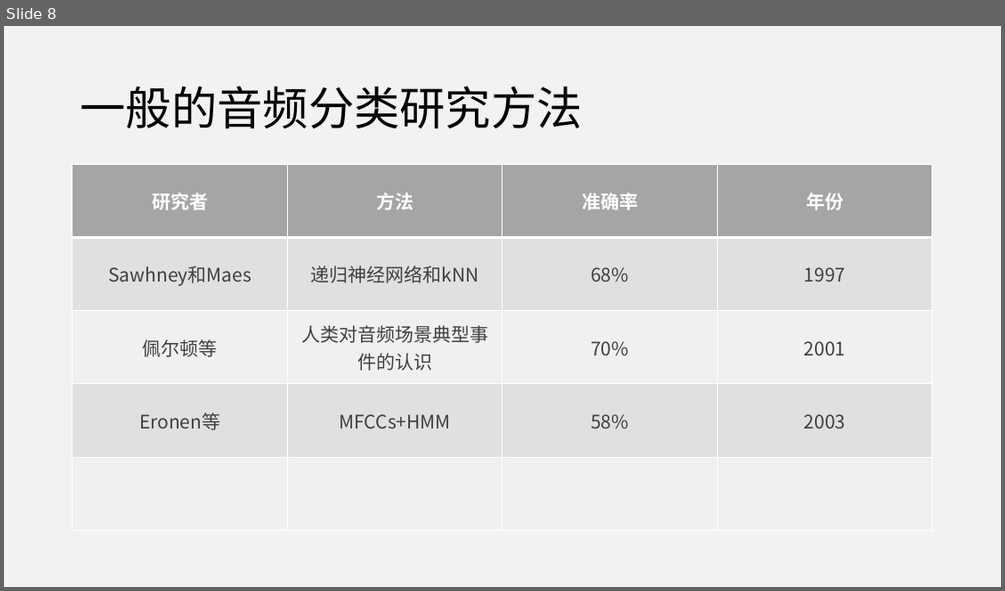
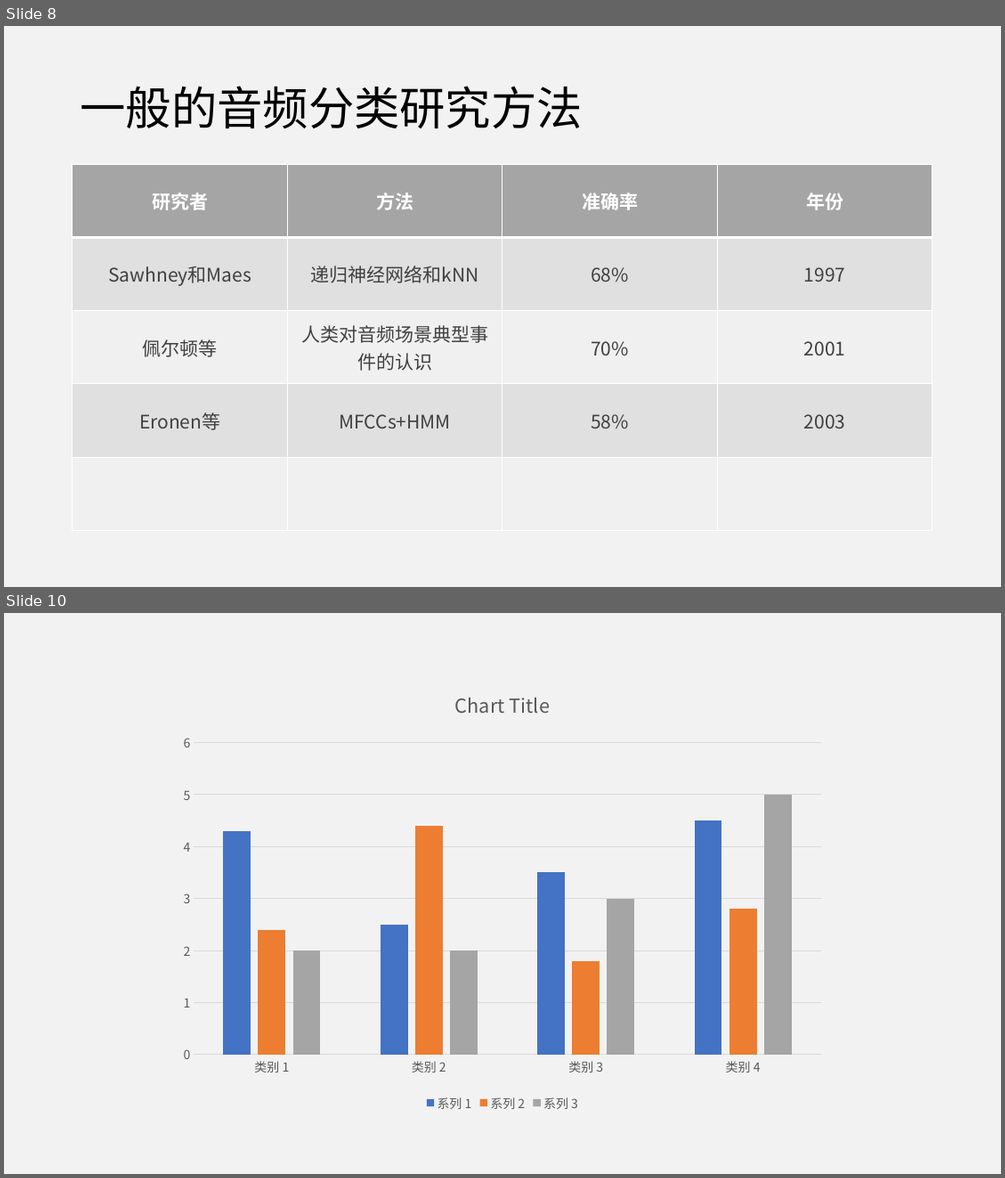
Before and after one commit to jumper3/paper, a slide deck: 开题报告/答辩.pptx. Shown one above the other, each under a label of ours: slide 8 before the commit, slides 8 and 10 after it; the slides between them are not shown. The pictures are 1005x591 and 1005x1178 pixels, drawn with LibreOffice and Linux fonts; fonts in the diff are those of the drawing. Boxes give left, top, right and bottom in pixels: in the first picture for what was removed or moved away, otherwise in the second. Text is boxed around its words. In the diff, an @@ line names an element or a change of style, - is before the commit and + after.

```diff
--- a/开题报告/答辩.pptx
+++ b/开题报告/答辩.pptx
@@ slide 10 added at bbox=[4, 613, 1001, 1174], background #F2F2F2 @@
@@ column chart added at bbox=[170, 672, 834, 1116] @@
+categories: 类别 1, 类别 2, 类别 3, 类别 4
+系列 1: 4.3, 2.5, 3.5, 4.5
+系列 2: 2.4, 4.4, 1.8, 2.8
+系列 3: 2, 2, 3, 5
```
Also in this commit, not shown: 2 slides changed, 2 other files.
